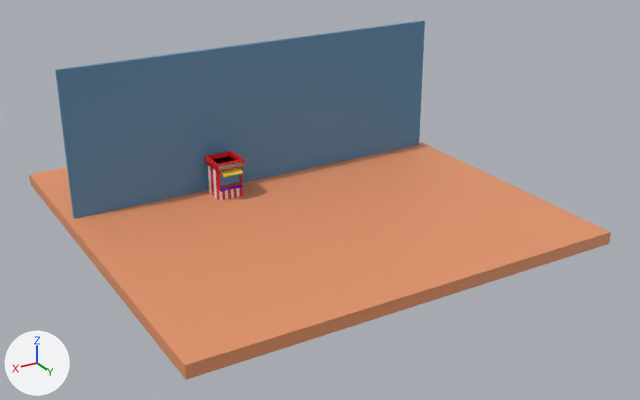
The FBX model DEBUT NIVEAU.fbx as it was, and as the next commit left it.
One viewpoint serves both versions: a camera (50 mm lens) standing at (31.6, 56.1, 27.7) and looking at (-0.5, 2.5, 0.9). Lighting does not change. The marker at lower left points along +X, +Y and +Z. Where no turn or scale is listed for an object, it has been applied to the vertices. Vertices at the same position are counted once.
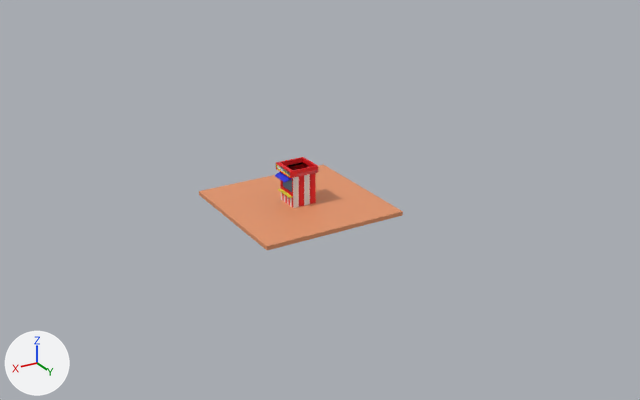
Patch to the scene script:
```diff
--- a/DEBUT NIVEAU.fbx.py
+++ b/DEBUT NIVEAU.fbx.py
@@ me_cube @@
 me_cube.from_pydata(...)  # 257 vertices, 92 faces; spans x -1.17..1.57, y -1.17..1.17, z -1.0..2.16
 # used by ob_cube; location = (4.29, -4.21, 0.96); rotation_euler = (0.0, 0.0, 1.571), in degrees (0, 0, 90)
+# me_cube part 1: all 5 faces that had it switch from mat_material_002 (blue #2d34e7) to mat_material_003 (yellow #e7d742)
+# me_cube part 2: all 5 faces centred in x 1.29..1.57, y -0.82..0.82, z 1.24..1.4 switch from mat_material_003 (yellow #e7d742) to mat_material_002 (blue #2d34e7)
 me_cube.materials.append(mat_material)
@@ ob_cube @@
 ob_cube = bpy.data.objects.new('Cube', me_cube)
-ob_cube.location = (4.29, -4.21, 0.96)
-ob_cube.rotation_euler = (0.0, 0.0, 1.571)  # degrees (0, 0, 90)
+ob_cube.location = (0.0, 0.0, 0.96)
@@ ob_plane @@
 ob_plane.location = (0.0, 0.0, 0.0)
-ob_plane.scale = (13.3, 13.3, 13.3)
+ob_plane.scale = (4.69, 4.69, 4.69)
@@ ob_plane_001 @@
-ob_plane_001 = bpy.data.objects.new('Plane.001', me_plane_001)
-ob_plane_001.location = (0.0, -6.06, 5.55)
```

What differs and where, as boxes (x1, y1, x2, y2) in the pictures (640 x 400 px):
'Plane', rescaled: before (29, 141, 611, 380); after (199, 164, 403, 250)
'Plane.001', deleted (blue): before (55, 20, 425, 219)
'Cube', recoloured, moved, turned: before (204, 151, 245, 201); after (275, 157, 318, 208)
part 1 of me_cube, recoloured: before (220, 185, 243, 192); after (278, 188, 293, 198)
part 2 of me_cube, recoloured: before (220, 167, 243, 177); after (275, 172, 292, 183)
